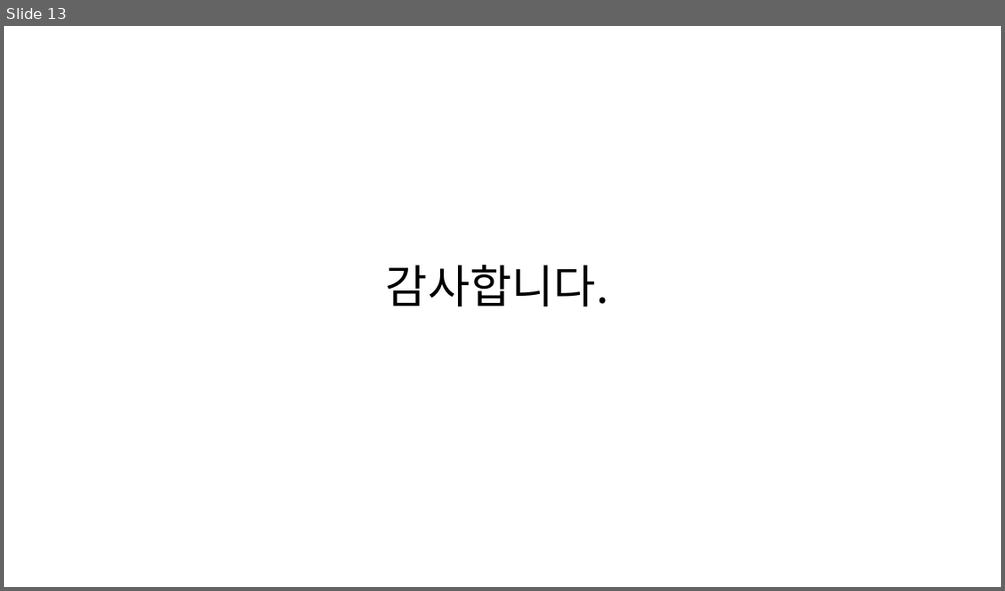
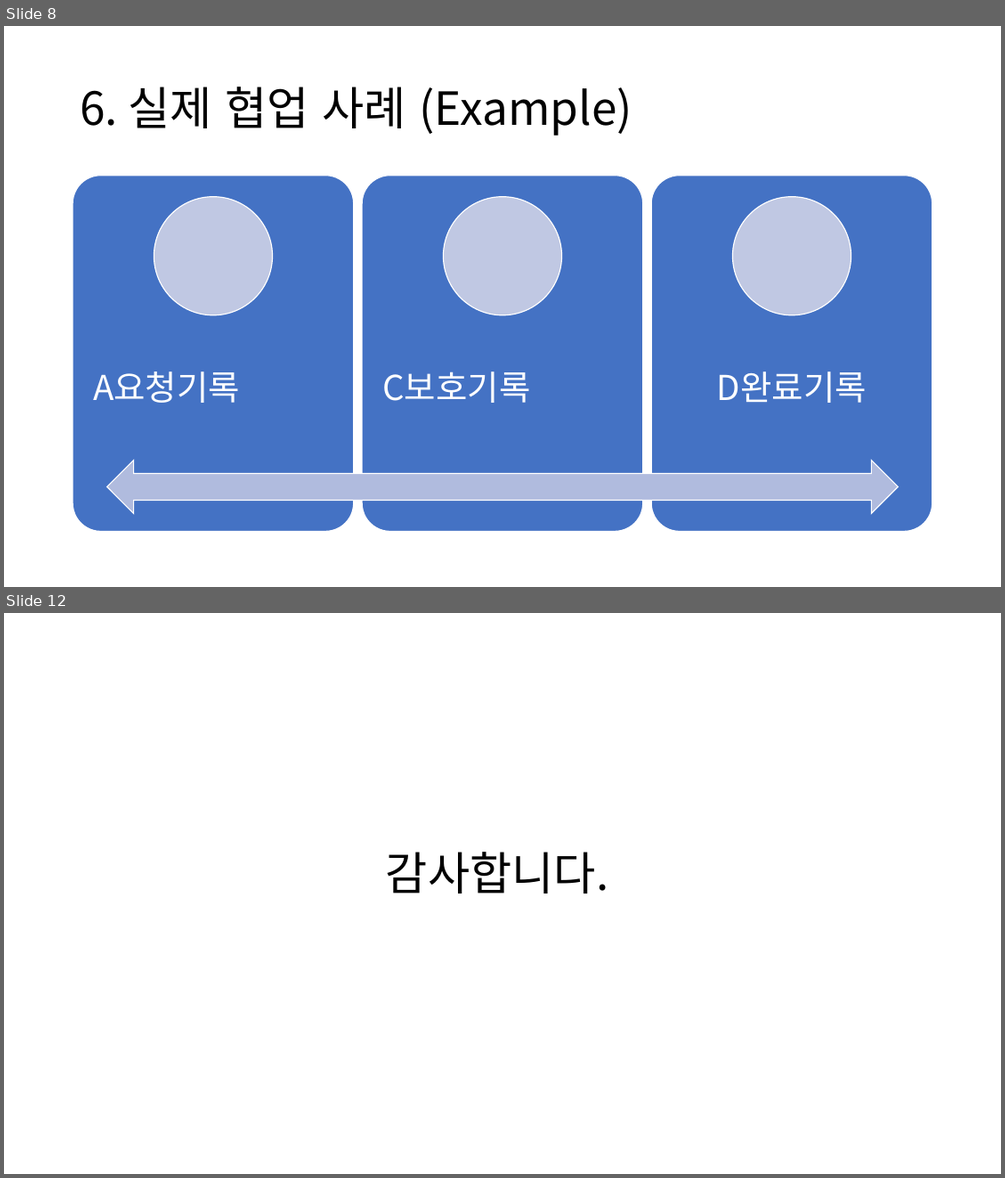
Before and after one commit to SCHCAQI/2026-QI, a slide deck: documents/진료지원간호팀 2026 QI.pptx. Shown one above the other, each under a label of ours: slide 13 before the commit, slides 8 and 12 after it; the slides between them are not shown. The pictures are 1005x591 and 1005x1178 pixels, drawn with LibreOffice and Linux fonts; fonts in the diff are those of the drawing. Boxes give left, top, right and bottom in pixels: in the first picture for what was removed or moved away, otherwise in the second. Text is boxed around its words. In the diff, an @@ line names an element or a change of style, - is before the commit and + after.

```diff
--- a/documents/진료지원간호팀 2026 QI.pptx
+++ b/documents/진료지원간호팀 2026 QI.pptx
@@ slide 8 added at (4,26,1001,587), background #FFFFFF @@
@@ title added at (80,87,631,135), 44 pt, text #000000 @@
+6. 실제 협업 사례 (Example)
@@ group added at (73,176,933,532): 3 rounded rectangles, 3 texts, 3 ellipses, 1 left right arrow @@
+A요청기록
+C보호기록
+D완료기록
@@ what was slide 13 is now slide 12 @@
```
Also in this commit, not shown: 2 slides changed, 8 other slides added, 10 slides removed, 2 other files.
